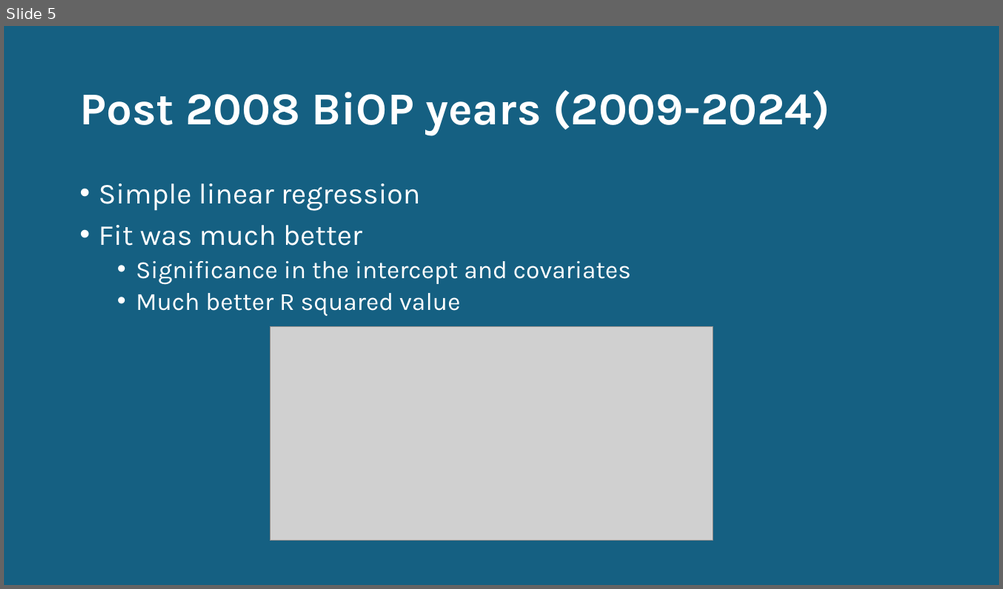
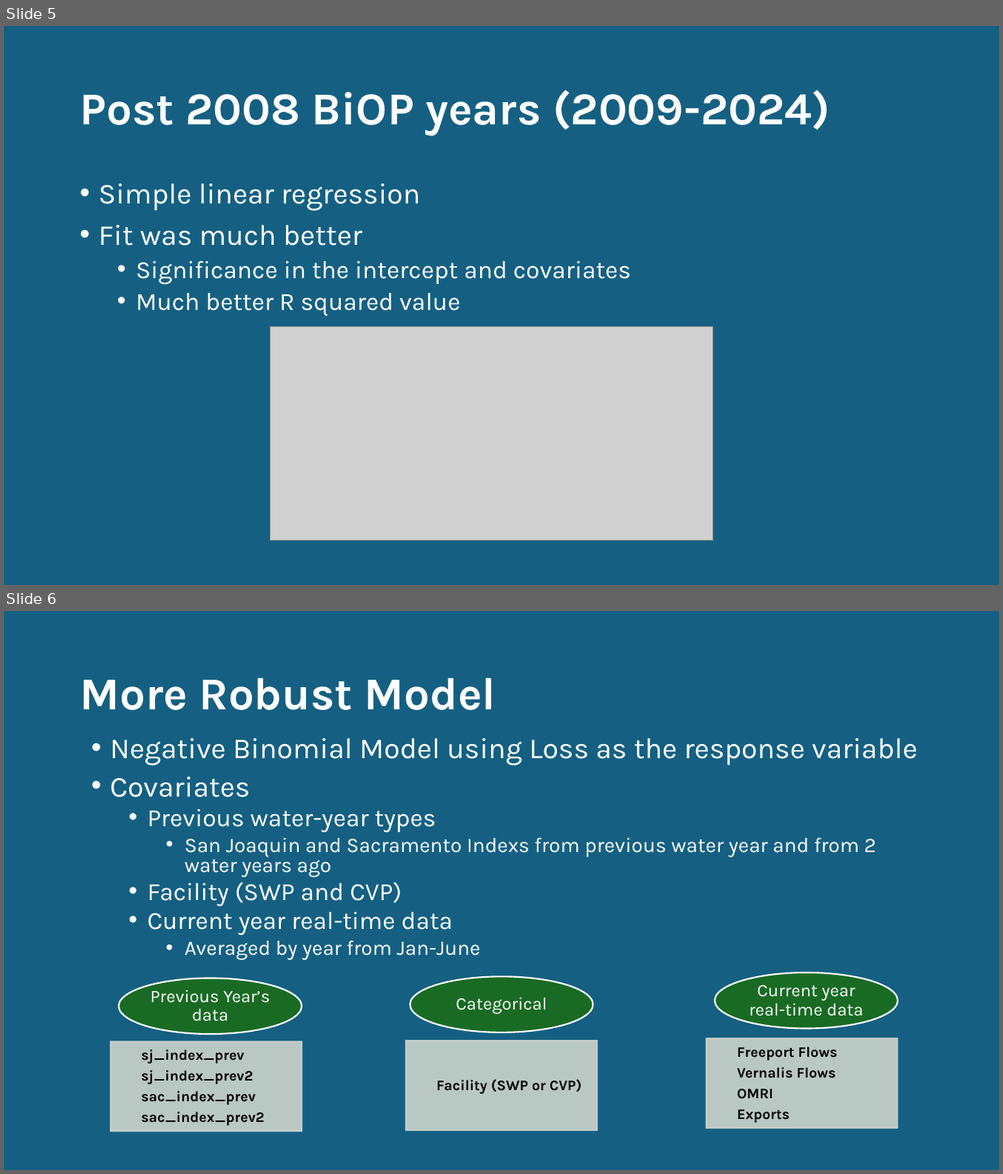
Before and after one commit to BDO-Science/steelhead-loss-model, a slide deck: Steelhead Annual Loss Prediction.pptx. Shown one above the other, each under a label of ours: slide 5 before the commit, slides 5 and 6 after it. The pictures are 1003x589 and 1003x1174 pixels, drawn with LibreOffice and Linux fonts; fonts in the diff are those of the drawing; grey boxes stand for pictures. Boxes give left, top, right and bottom in pixels: in the first picture for what was removed or moved away, otherwise in the second. Text is boxed around its words. In the diff, an @@ line names an element or a change of style, - is before the commit and + after.

Commit message:
model code updates and file restructuring

```diff
--- a/Steelhead Annual Loss Prediction.pptx
+++ b/Steelhead Annual Loss Prediction.pptx
@@ slide 6 added at (x1=4, y1=611, x2=999, y2=1170), background #156082 @@
@@ title added at (x1=79, y1=678, x2=496, y2=710), 44 pt, text #FFFFFF, bold @@
+More Robust Model
@@ text added at (x1=110, y1=738, x2=917, y2=960), 20 pt, text #FFFFFF @@
+• Negative Binomial Model using Loss as the response variable
+• Covariates
+  • Previous water-year types
+    • San Joaquin and Sacramento Indexs from previous water year and from 2 water years ago
+  • Facility (SWP and CVP)
+  • Current year real-time data
+    • Averaged by year from Jan-June
@@ group added at (x1=111, y1=973, x2=897, y2=1132): 6 texts, 3 rectangles, 3 ellipses @@
+sj_index_prev
+sj_index_prev2
+sac_index_prev
+sac_index_prev2
+Previous Year’s data
+Facility (SWP or CVP)
+Categorical
+Freeport Flows
+Vernalis Flows
+OMRI
+Exports
+Current year real-time data
```
Also in this commit, not shown: 3 slides changed, 4 other slides added, 2 slides removed, 9 other files.
